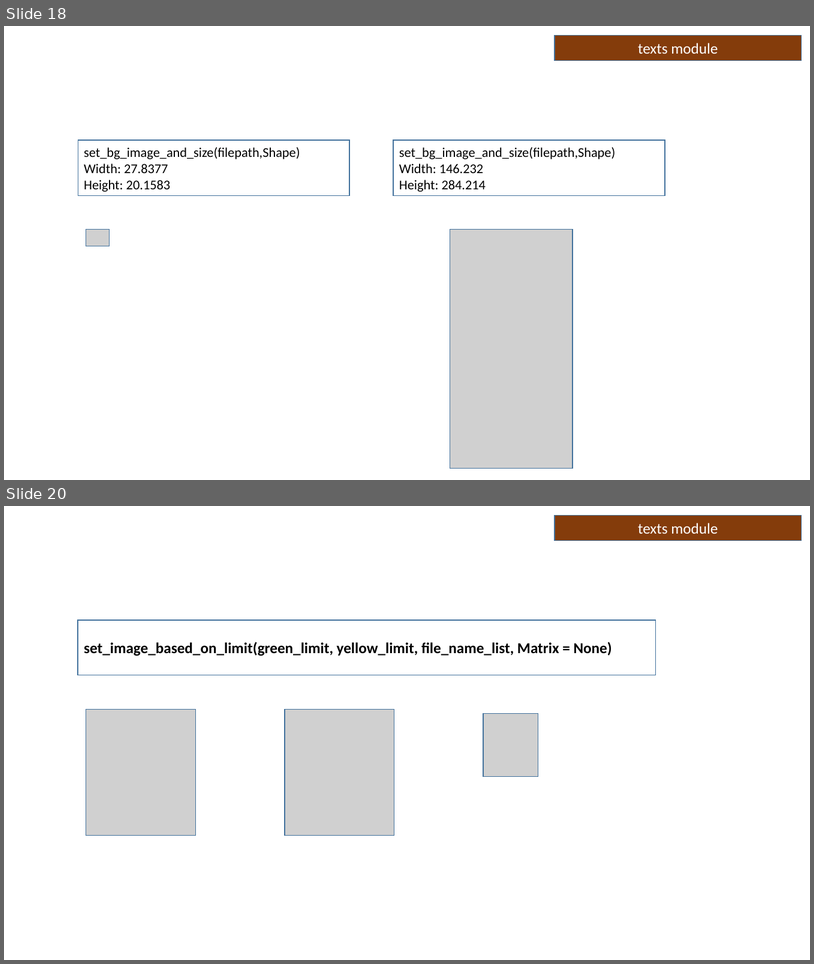
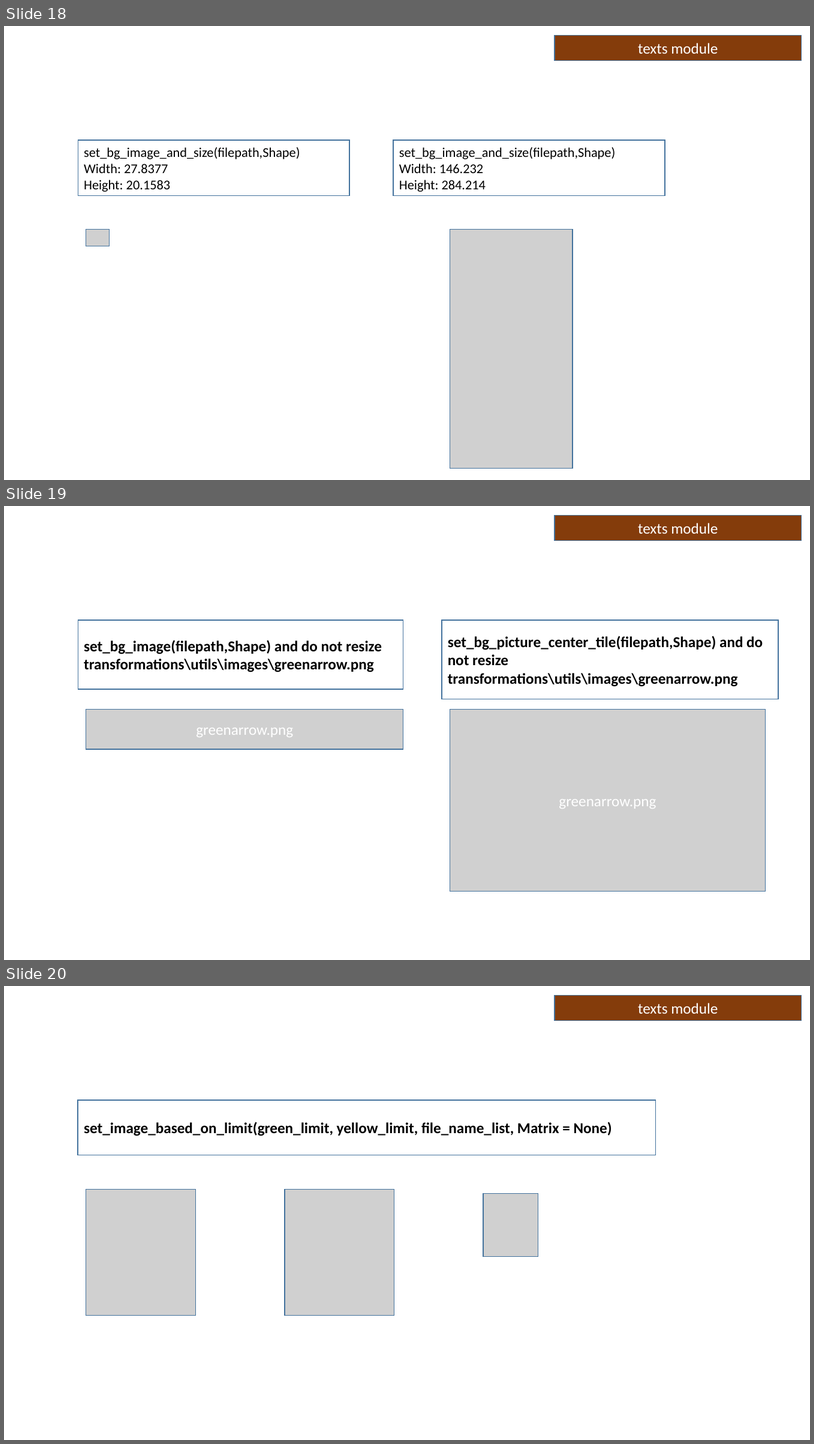
Before and after one commit to Collette-Curson/forgetdata_Slides_modules, a slide deck: Scripts/test_manual_shapes_known_good_results.pptx. Shown one above the other, each under a label of ours: slides 18 and 20 before the commit, slides 18, 19 and 20 after it; the slides between them are not shown. The pictures are 814x964 and 814x1444 pixels, drawn with LibreOffice and Linux fonts; fonts in the diff are those of the drawing; grey boxes stand for pictures. Boxes give left, top, right and bottom in pixels: in the first picture for what was removed or moved away, otherwise in the second. Text is boxed around its words. In the diff, an @@ line names an element or a change of style, - is before the commit and + after.

```diff
--- a/Scripts/test_manual_shapes_known_good_results.pptx
+++ b/Scripts/test_manual_shapes_known_good_results.pptx
@@ slide 19 added at (x1=4, y1=506, x2=810, y2=960), background #FFFFFF @@
@@ rectangle added at (x1=555, y1=515, x2=802, y2=540), fill #843C0B, outline #43739E 1 pt, 18 pt, text #FFFFFF @@
+texts module
@@ rectangle added at (x1=78, y1=620, x2=403, y2=688), outline #43739E 1 pt, 18 pt, text #000000, bold @@
+set_bg_image(filepath,Shape) and do not resize
+transformations\utils\images\greenarrow.png
@@ rectangle added at (x1=442, y1=620, x2=779, y2=699), outline #43739E 1 pt, 18 pt, text #000000, bold @@
+set_bg_picture_center_tile(filepath,Shape) and do not resize
+transformations\utils\images\greenarrow.png
@@ picture added at (x1=86, y1=709, x2=404, y2=749), 18 pt, text #FFFFFF @@
+greenarrow.png
@@ picture added at (x1=450, y1=709, x2=766, y2=891), 18 pt, text #FFFFFF @@
+greenarrow.png
```
Also in this commit, not shown: 1 slide removed, 3 other files.
